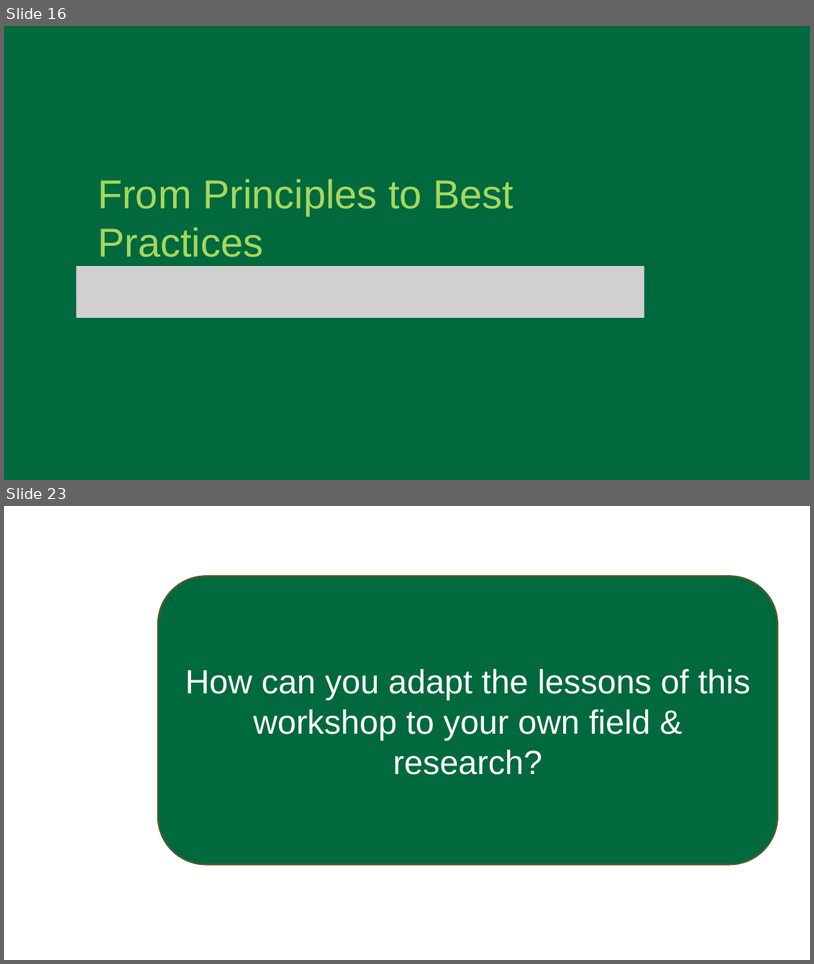
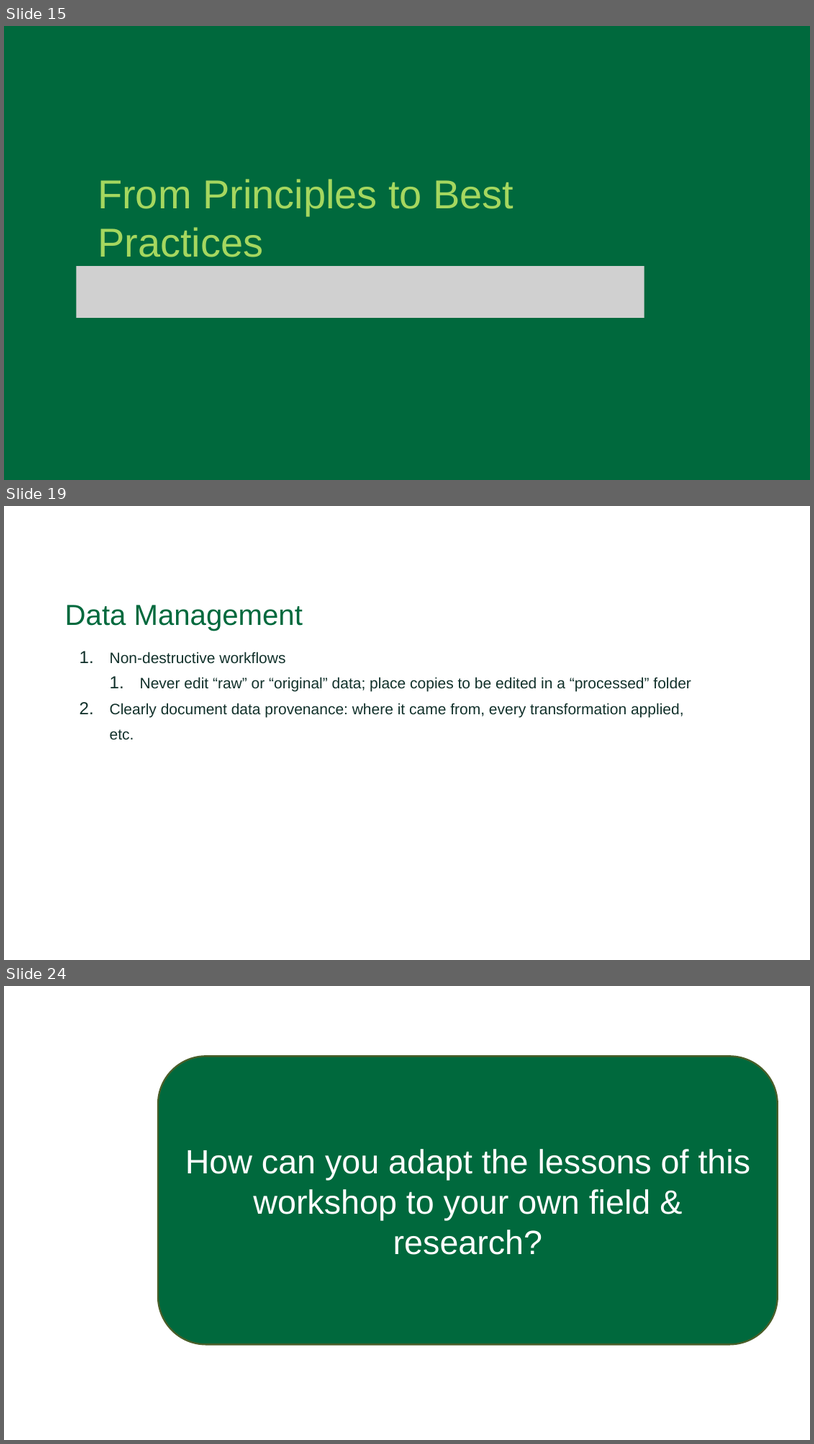
Before and after one commit to Dartmouth-Libraries/r_research-fundamentals_ws, a slide deck: slides/04a_Computation-Research_Best-Practices.pptx. Shown one above the other, each under a label of ours: slides 16 and 23 before the commit, slides 15, 19 and 24 after it; the slides between them are not shown. The pictures are 814x964 and 814x1444 pixels, drawn with LibreOffice and Linux fonts; fonts in the diff are those of the drawing; grey boxes stand for pictures; background and template pictures are left out. Boxes give left, top, right and bottom in pixels: in the first picture for what was removed or moved away, otherwise in the second. Text is boxed around its words. In the diff, an @@ line names an element or a change of style, - is before the commit and + after.

```diff
--- a/slides/04a_Computation-Research_Best-Practices.pptx
+++ b/slides/04a_Computation-Research_Best-Practices.pptx
@@ slide 19 added at (4, 506, 810, 960), background #FFFFFF @@
@@ text added at (65, 605, 303, 631), 34.5 pt, text #00693D @@
+Data Management
@@ text added at (110, 651, 691, 740), 18 pt, text #12312B @@
+  1. Non-destructive workflows
+    1. Never edit “raw” or “original” data; place copies to be edited in a “processed” folder
+  2. Clearly document data provenance: where it came from, every transformation applied, etc.
@@ what was slide 16 is now slide 15 @@
@@ what was slide 23 is now slide 24 @@
```
Also in this commit, not shown: 4 slides changed, 6 other slides added, 3 slides removed.
